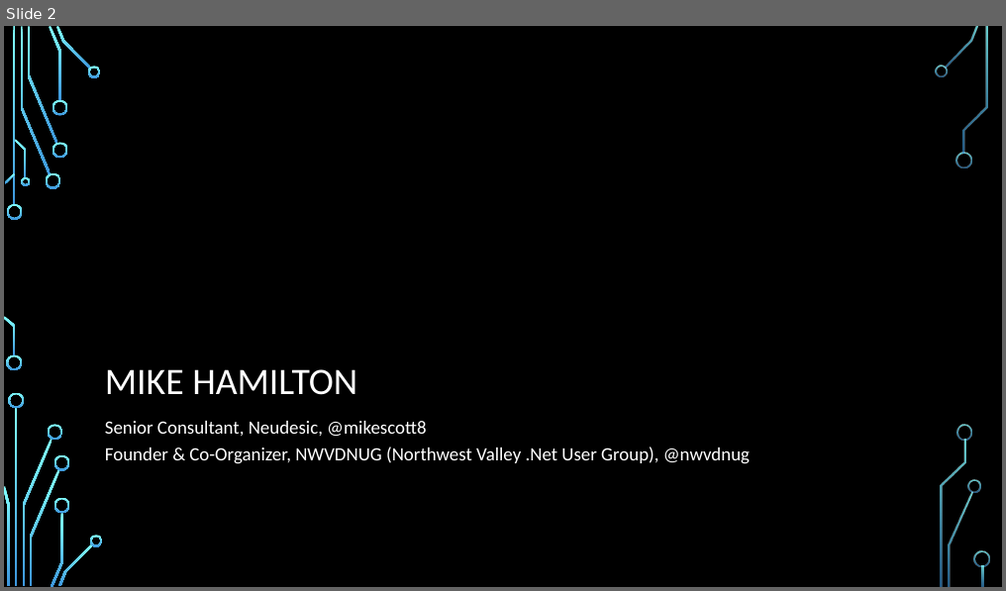
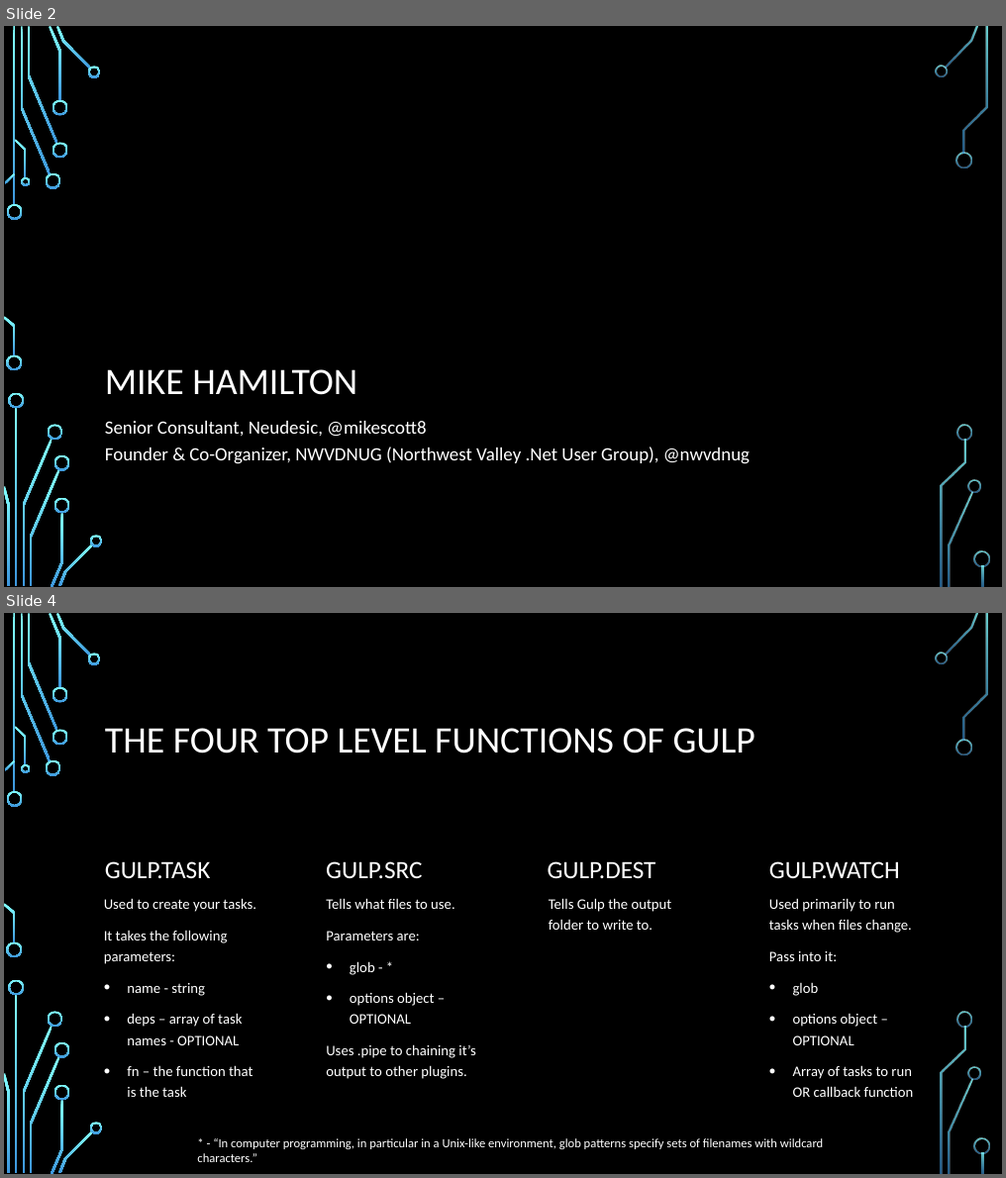
Before and after one commit to mikescott8/DCC2016-10, a slide deck: Presentation/Desert Code Camp 2016 - Gulp.pptx. Shown one above the other, each under a label of ours: slide 2 before the commit, slides 2 and 4 after it; the slides between them are not shown. The pictures are 1006x591 and 1006x1178 pixels, drawn with LibreOffice and Linux fonts; fonts in the diff are those of the drawing; background and template pictures are left out. Boxes give left, top, right and bottom in pixels: in the first picture for what was removed or moved away, otherwise in the second. Text is boxed around its words. In the diff, an @@ line names an element or a change of style, - is before the commit and + after.

```diff
--- a/Presentation/Desert Code Camp 2016 - Gulp.pptx
+++ b/Presentation/Desert Code Camp 2016 - Gulp.pptx
@@ slide 4 added at (4,613,1002,1174), background picture (left out); not listed: 36 template elements that a slide beside it also shows @@
@@ title added at (105,728,755,754), 36 pt, text #FFFFFF @@
+THE FOUR TOP LEVEL FUNCTIONS OF GULP
@@ text added at (105,861,210,878), 24 pt, text #FFFFFF @@
+GULP.TASK
@@ text added at (326,861,422,878), 24 pt, text #FFFFFF @@
+GULP.SRC
@@ text added at (548,861,656,879), 24 pt, text #FFFFFF @@
+GULP.DEST
@@ text added at (769,861,900,878), 24 pt, text #FFFFFF @@
+GULP.WATCH
@@ text added at (104,898,256,1097), 14 pt, text #FFFFFF @@
+Used to create your tasks.
+It takes the following parameters:
+• name - string
+• deps – array of task names - OPTIONAL
+• fn – the function that is the task
@@ text added at (326,898,475,1079), 14 pt, text #FFFFFF @@
+Tells what files to use.
+Parameters are:
+• glob - *
+• options object – OPTIONAL
+Uses .pipe to chaining it’s output to other plugins.
@@ text added at (548,898,672,930), 14 pt, text #FFFFFF @@
+Tells Gulp the output folder to write to.
@@ text added at (769,898,914,1097), 14 pt, text #FFFFFF @@
+Used primarily to run tasks when files change.
+Pass into it:
+• glob
+• options object – OPTIONAL
+• Array of tasks to run OR callback function
@@ text added at (197,1139,823,1162), 12 pt, text #FFFFFF @@
+* - “In computer programming, in particular in a Unix-like environment, glob patterns specify sets of filenames with wildcard characters.”
```
Also in this commit, not shown: 1 slide changed, 1 other slide added.
